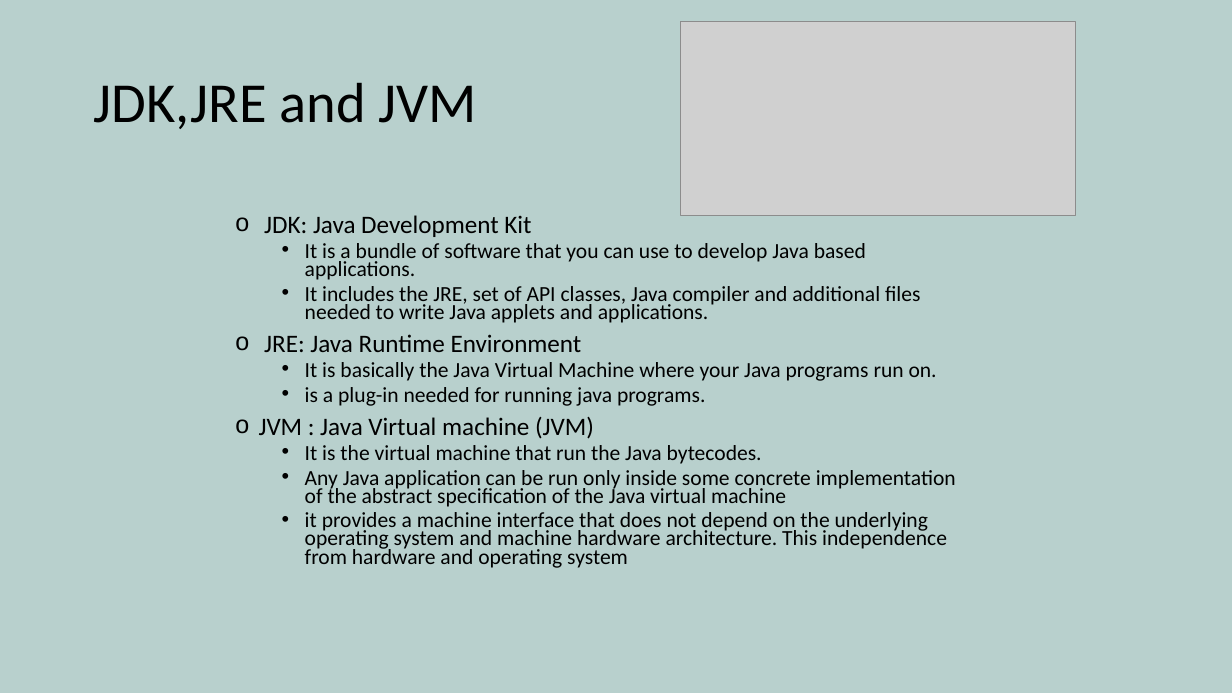
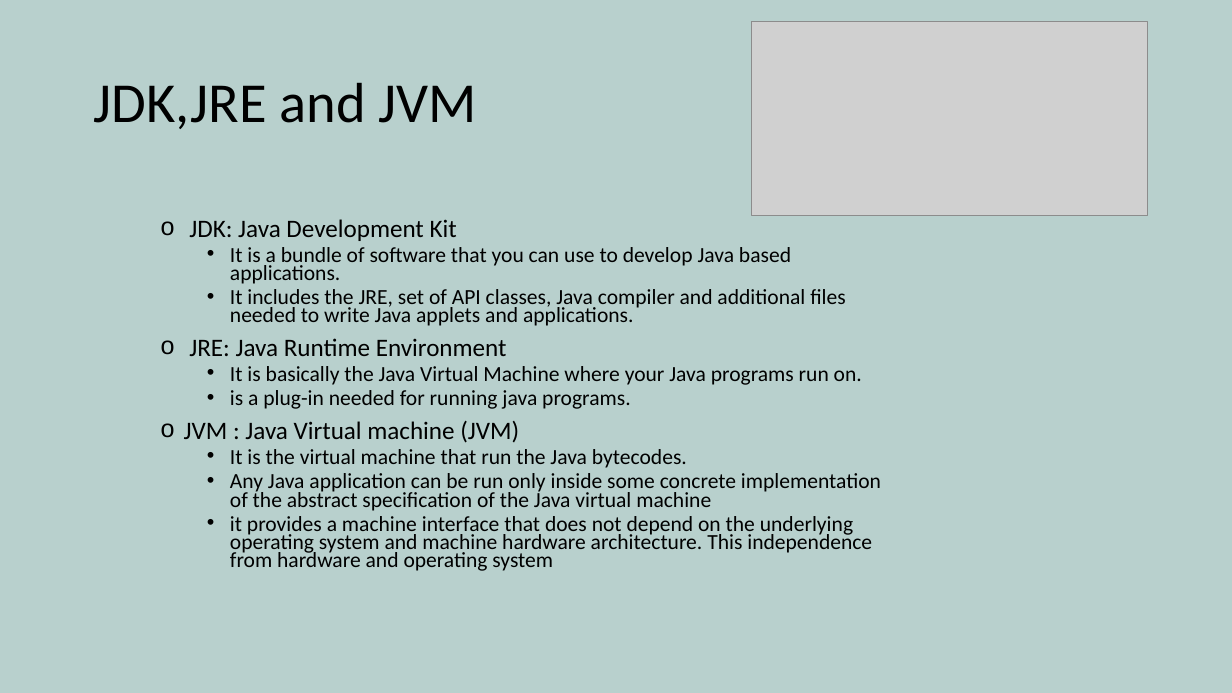
Before and after one commit to yetanothermasterylearning/Core-Java, a slide deck: slide 10 of 01. Introduction/Presentation/Introduction.pptx (slide 11 before the commit). Drawn at 1232x693 pixels with LibreOffice and Linux fonts; fonts in the diff are those of the drawing; grey boxes stand for pictures. Boxes give left, top, right and bottom in pixels: in the first picture for what was removed or moved away, otherwise in the second. Text is boxed around its words. In the diff, an @@ line names an element or a change of style, - is before the commit and + after.

```diff
--- a/01. Introduction/Presentation/Introduction.pptx
+++ b/01. Introduction/Presentation/Introduction.pptx
@@ picture: place and size @@
-picture at (681, 21, 1077, 215)
+picture at (752, 21, 1148, 215)
@@ text "JDK: Java Development Kit": place and size @@
-text "JDK: Java Development Kit" at (259, 215, 956, 568)
+text "JDK: Java Development Kit" at (184, 219, 881, 571)
```
Also in this commit, not shown: 1 slide removed, 3 other files.
